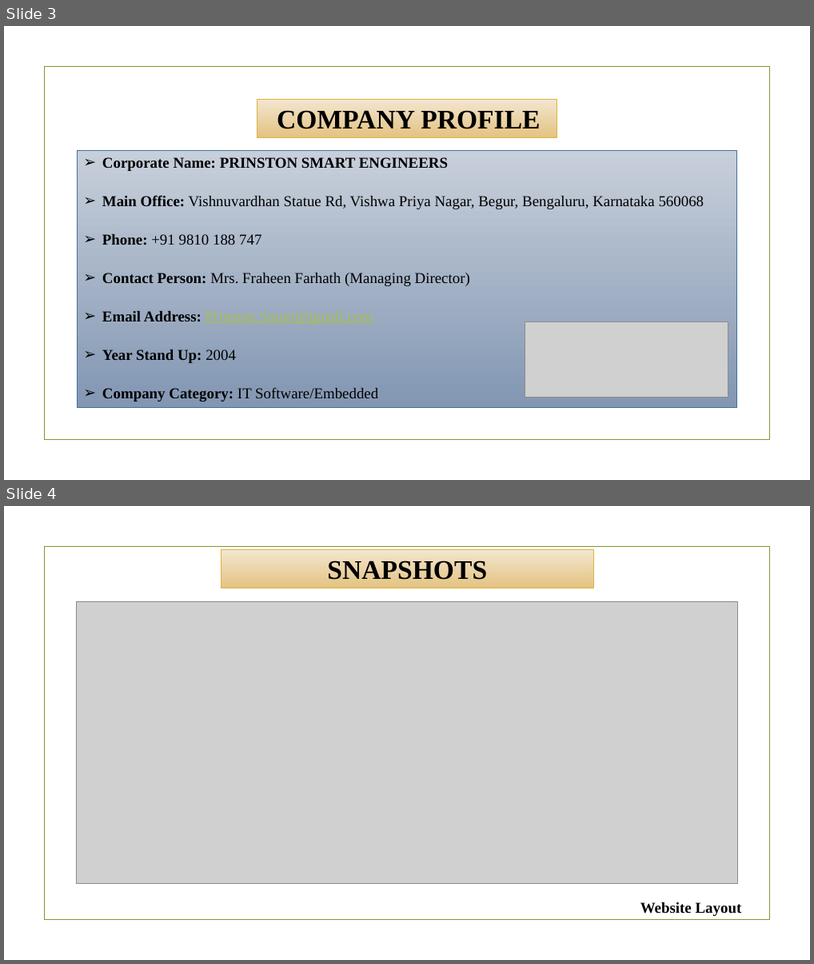
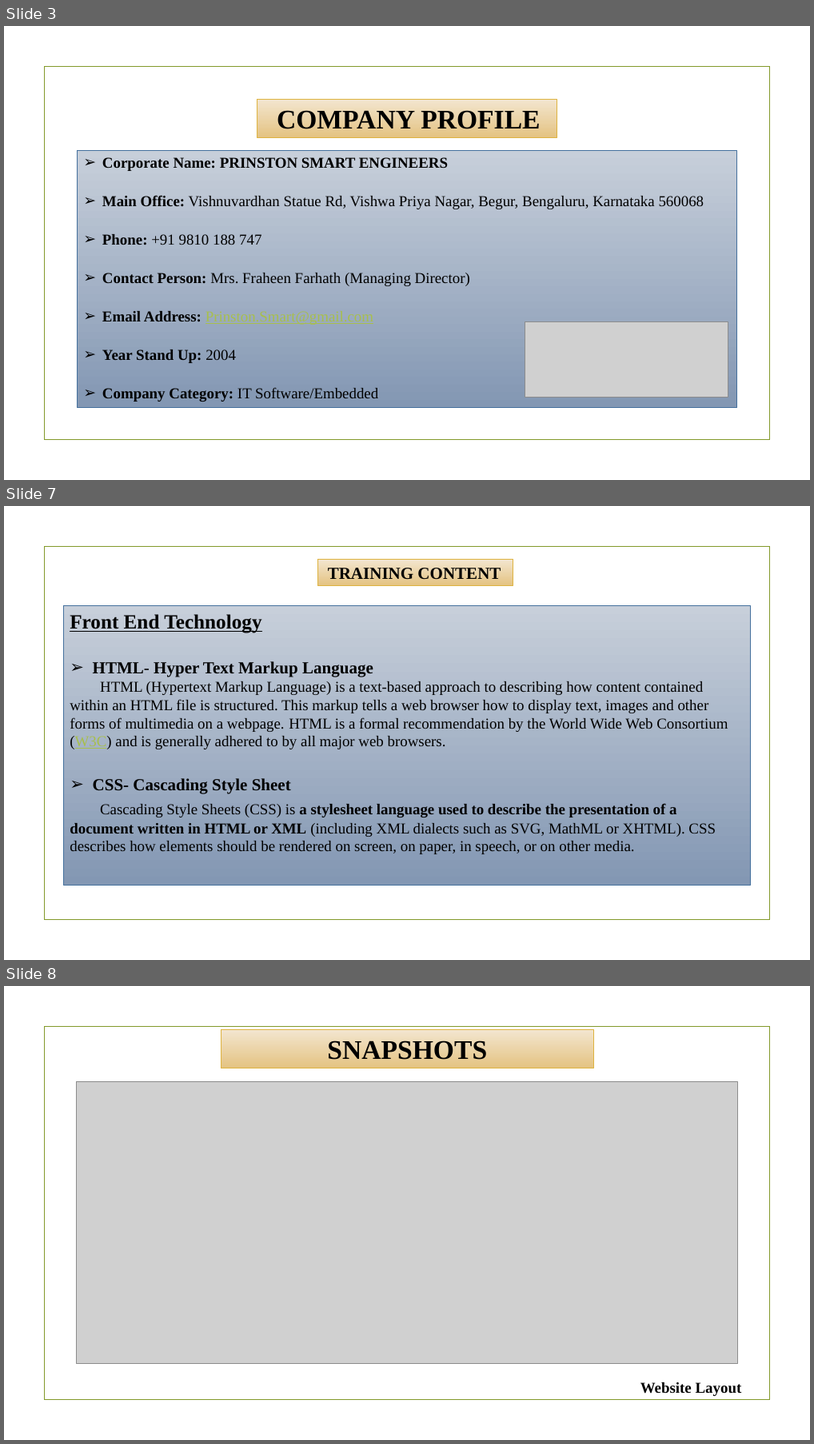
Before and after one commit to shubhankarsharma876/weather-forecast, a slide deck: ppt.pptx. Shown one above the other, each under a label of ours: slides 3 and 4 before the commit, slides 3, 7 and 8 after it; the slides between them are not shown. The pictures are 814x964 and 814x1444 pixels, drawn with LibreOffice and Linux fonts; fonts in the diff are those of the drawing; grey boxes stand for pictures; background and template pictures are left out. Boxes give left, top, right and bottom in pixels: in the first picture for what was removed or moved away, otherwise in the second. Text is boxed around its words. In the diff, an @@ line names an element or a change of style, - is before the commit and + after.

```diff
--- a/ppt.pptx
+++ b/ppt.pptx
@@ slide 7 added at box(4, 506, 810, 960), background picture (left out); not listed: 1 template element that a slide beside it also shows @@
@@ rectangle added at box(318, 560, 514, 586), fill gradient #F4E7D1 to #E4C482, outline #DEB340 0.75 pt, 20 pt, text #000000, bold @@
+TRAINING CONTENT
@@ rectangle added at box(64, 606, 750, 884), fill gradient #C7CFDB to #8498B4, outline #44709D 0.75 pt, 18 pt, text #000000 @@
+Front End Technology
+➢ HTML- Hyper Text Markup Language
+HTML (Hypertext Markup Language) is a text-based approach to describing how content contained within an HTML file is structured. This markup tells a web browser how to display text, images and other forms of multimedia on a webpage. HTML is a formal recommendation by the World Wide Web Consortium (W3C) and is generally adhered to by all major web browsers.
+➢ CSS- Cascading Style Sheet
+Cascading Style Sheets (CSS) is a stylesheet language used to describe the presentation of a document written in HTML or XML (including XML dialects such as SVG, MathML or XHTML). CSS describes how elements should be rendered on screen, on paper, in speech, or on other media.
@@ what was slide 4 is now slide 8 @@
```
Also in this commit, not shown: 1 slide changed, 3 other slides added.
